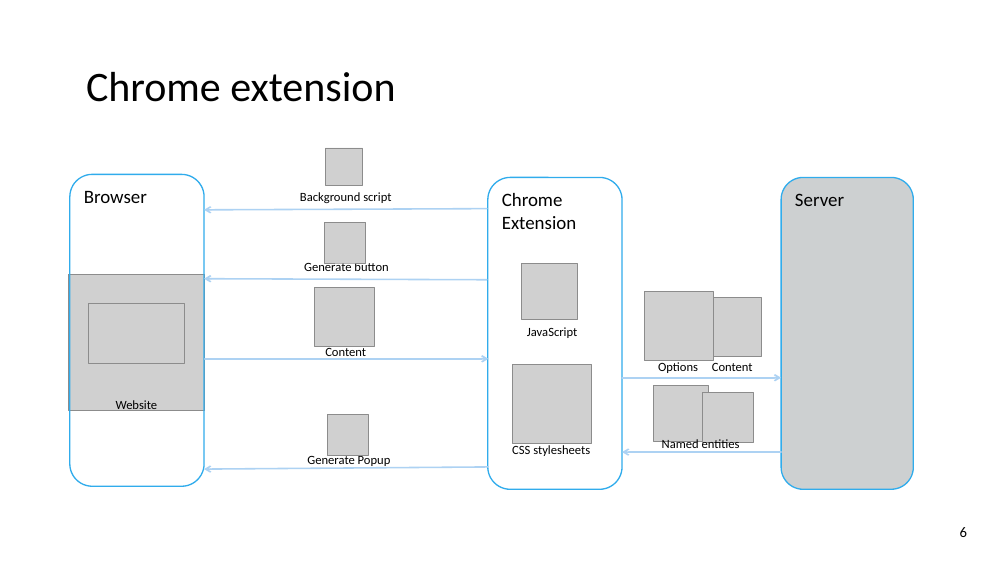
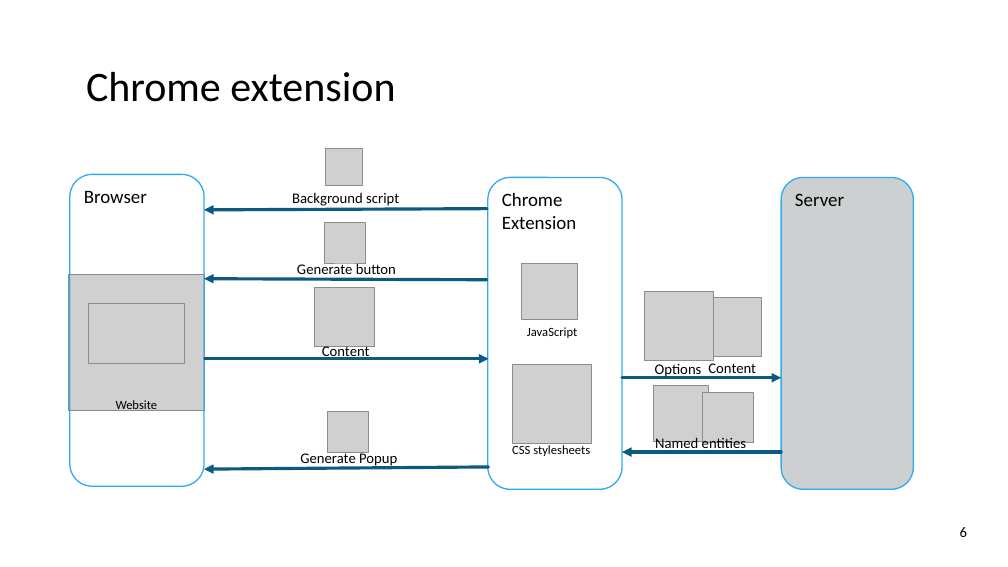
Before and after one commit to ofrendo/SemanticWebTechnologies, a slide deck: slide 6 of ProjectPresentation/EntityAnnotation.pptx. Drawn at 1008x567 pixels with LibreOffice and Linux fonts; fonts in the diff are those of the drawing; grey boxes stand for pictures; background and template pictures are left out. Boxes give left, top, right and bottom in pixels: in the first picture for what was removed or moved away, otherwise in the second. Text is boxed around its words. In the diff, an @@ line names an element or a change of style, - is before the commit and + after.

Commit message:
Texts and arrows in presentation

```diff
--- a/ProjectPresentation/EntityAnnotation.pptx
+++ b/ProjectPresentation/EntityAnnotation.pptx
@@ arrow (487, 209) - (204, 210): stroke #AED2F4 1.5 pt to #0C5A82 3 pt; arrowheads changed @@
@@ arrow (487, 280) - (204, 279): stroke #AED2F4 1.5 pt to #0C5A82 3 pt; arrowheads changed @@
@@ arrow (205, 359) - (488, 359): stroke #AED2F4 1.5 pt to #0C5A82 3 pt; arrowheads changed @@
@@ arrow (622, 378) - (781, 378): stroke #AED2F4 1.5 pt to #0C5A82 3 pt; arrowheads changed @@
@@ size 12 to 14 pt in 7 elements at [297,261,396,278], [292,192,399,208], [300,450,397,467], [708,363,756,378], [655,364,702,378], [322,346,370,360], [655,435,746,452] @@
@@ text "Named entities": place and size @@
-text "Named entities" at [662,437,740,451]
+text "Named entities" at [655,435,746,452]
@@ arrow (488, 467) - (204, 470): stroke #AED2F4 1.5 pt to #0C5A82 3 pt; arrowheads changed @@
@@ arrow (781, 452) - (622, 452): stroke #AED2F4 1.5 pt to #0C5A82 3 pt; arrowheads changed @@
```
Also in this commit, not shown: 1 other slide changed.
